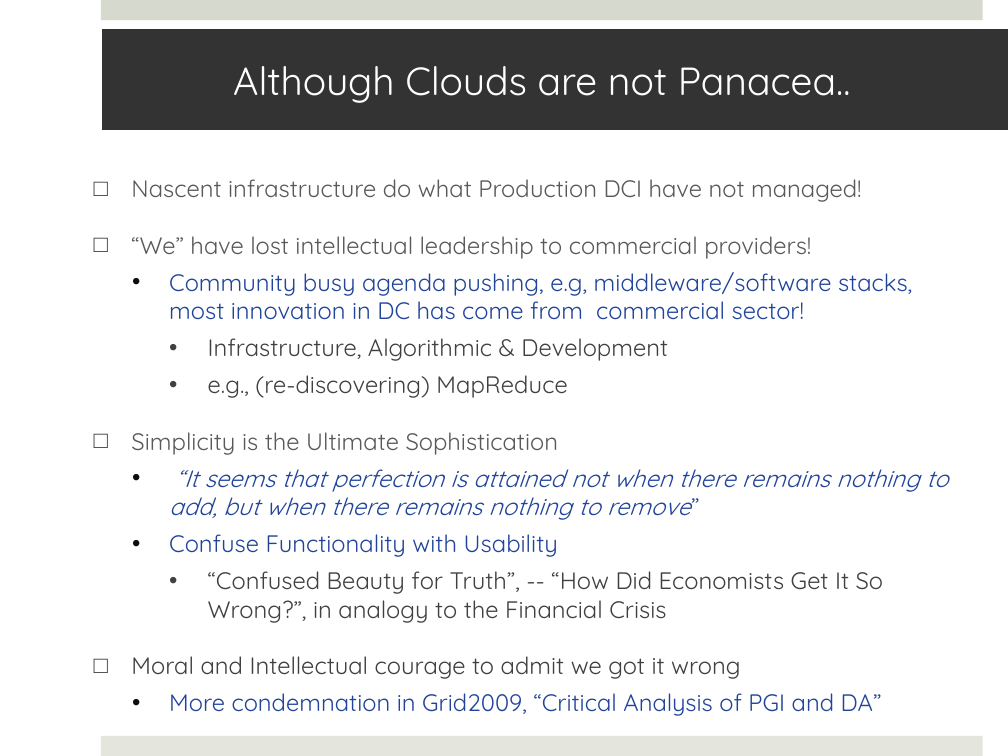
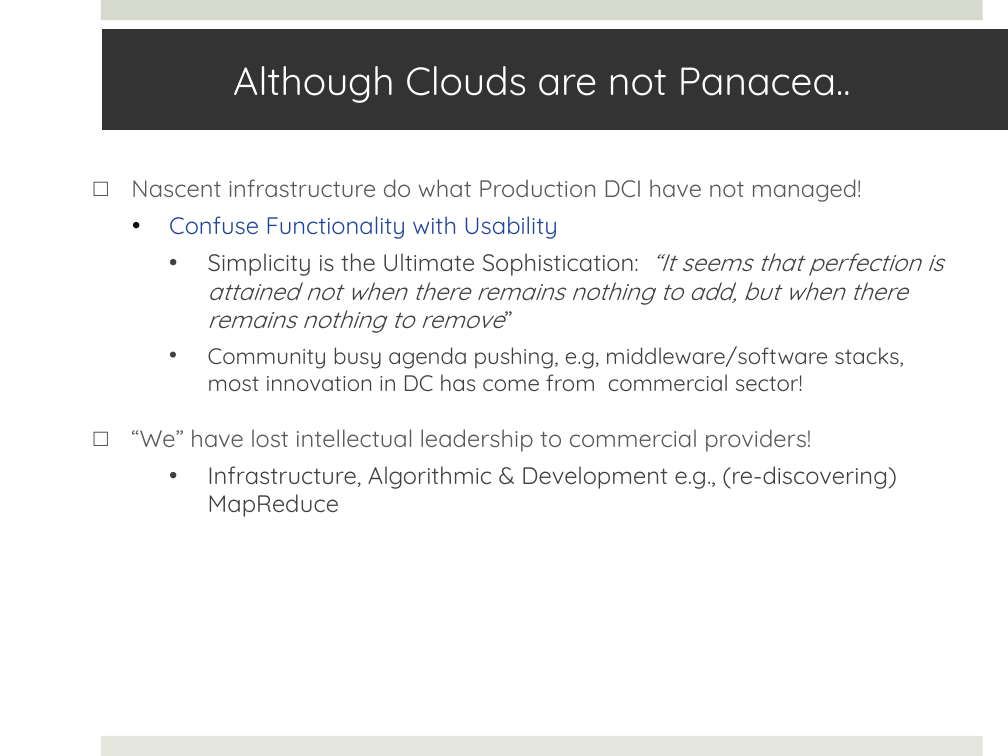
Before and after one commit to saga-project/saga-cpp-legacy-projects, a slide deck: slide 17 of papers/cloudcom10/presentation/saga-azure-cloudcom10.pptx (slide 21 before the commit). Drawn at 1008x756 pixels with LibreOffice and Linux fonts; fonts in the diff are those of the drawing. Boxes give left, top, right and bottom in pixels: in the first picture for what was removed or moved away, otherwise in the second. Text is boxed around its words. In the diff, an @@ line names an element or a change of style, - is before the commit and + after.

```diff
--- a/papers/cloudcom10/presentation/saga-azure-cloudcom10.pptx
+++ b/papers/cloudcom10/presentation/saga-azure-cloudcom10.pptx
@@ text at [169,216,943,391]: paragraphs added @@
+  • Confuse Functionality with Usability
+    • Simplicity is the Ultimate Sophistication: “It seems that perfection is attained not when there remains nothing to add, but when there remains nothing to remove”
+    • Community busy agenda pushing, e.g, middleware/software stacks, most innovation in DC has come from commercial sector!
@@ text at [208,466,897,517]: text changed; text colour #21449B to #404040 @@
-  • Community busy agenda pushing, e.g, middleware/software stacks, most innovation in DC has come from commercial sector!
-    • Infrastructure, Algorithmic & Development
-    • e.g., (re-discovering) MapReduce
-□ Simplicity is the Ultimate Sophistication
-  • “It seems that perfection is attained not when there remains nothing to add, but when there remains nothing to remove”
-  • Confuse Functionality with Usability
-    • “Confused Beauty for Truth”, -- “How Did Economists Get It So Wrong?”, in analogy to the Financial Crisis
-    □ Moral and Intellectual courage to admit we got it wrong
-  • More condemnation in Grid2009, “Critical Analysis of PGI and DA”
+    • Infrastructure, Algorithmic & Development e.g., (re-discovering) MapReduce
```
Also in this commit, not shown: 9 other slides changed, 1 slide added, 5 slides removed.
